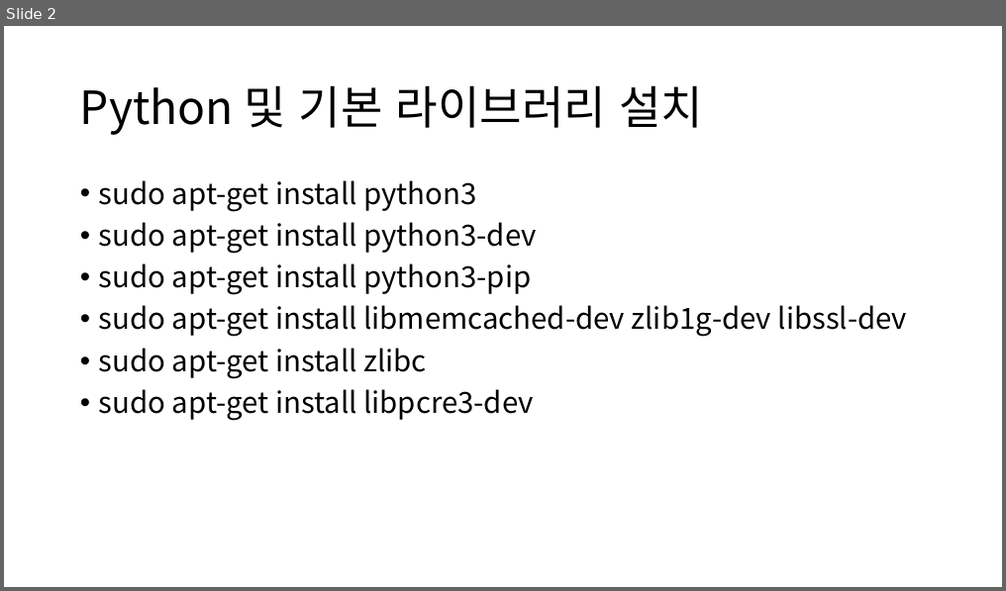
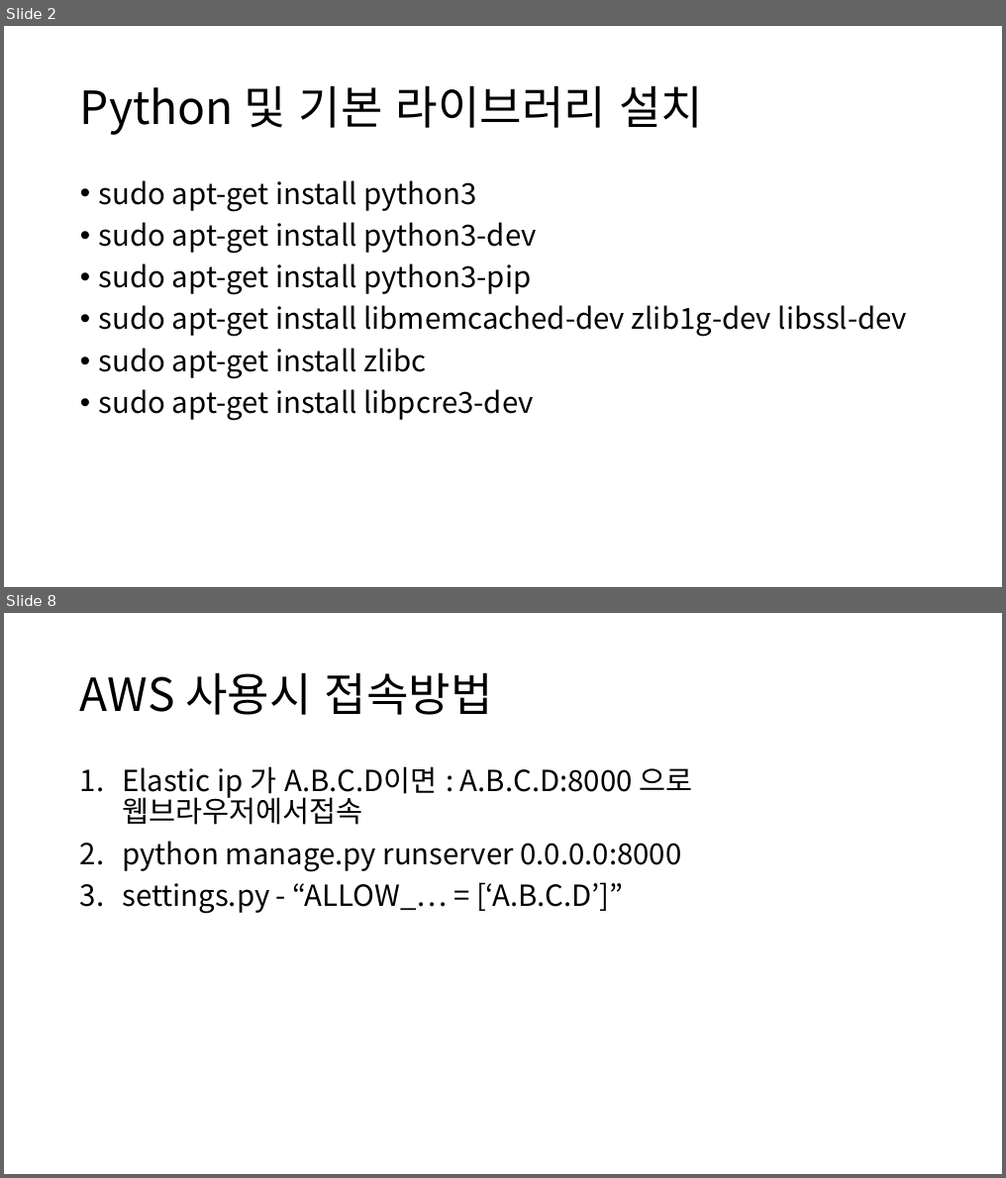
Before and after one commit to wlxyzlw/swpp201701, a slide deck: ta-session/swpp_03.14.pptx. Shown one above the other, each under a label of ours: slide 2 before the commit, slides 2 and 8 after it; the slides between them are not shown. The pictures are 1006x591 and 1006x1178 pixels, drawn with LibreOffice and Linux fonts; fonts in the diff are those of the drawing. Boxes give left, top, right and bottom in pixels: in the first picture for what was removed or moved away, otherwise in the second. Text is boxed around its words. In the diff, an @@ line names an element or a change of style, - is before the commit and + after.

```diff
--- a/ta-session/swpp_03.14.pptx
+++ b/ta-session/swpp_03.14.pptx
@@ slide 8 added at (x1=4, y1=613, x2=1002, y2=1174), background #FFFFFF @@
@@ title added at (x1=80, y1=672, x2=493, y2=715), 44 pt, text #000000 @@
+AWS 사용시 접속방법
@@ text added at (x1=122, y1=766, x2=692, y2=914), 28 pt, text #000000 @@
+1. Elastic ip 가 A.B.C.D이면 : A.B.C.D:8000 으로 웹브라우저에서접속
+2. python manage.py runserver 0.0.0.0:8000
+3. settings.py - “ALLOW_… = [‘A.B.C.D’]”
```
Also in this commit, not shown: 5 slides changed.
